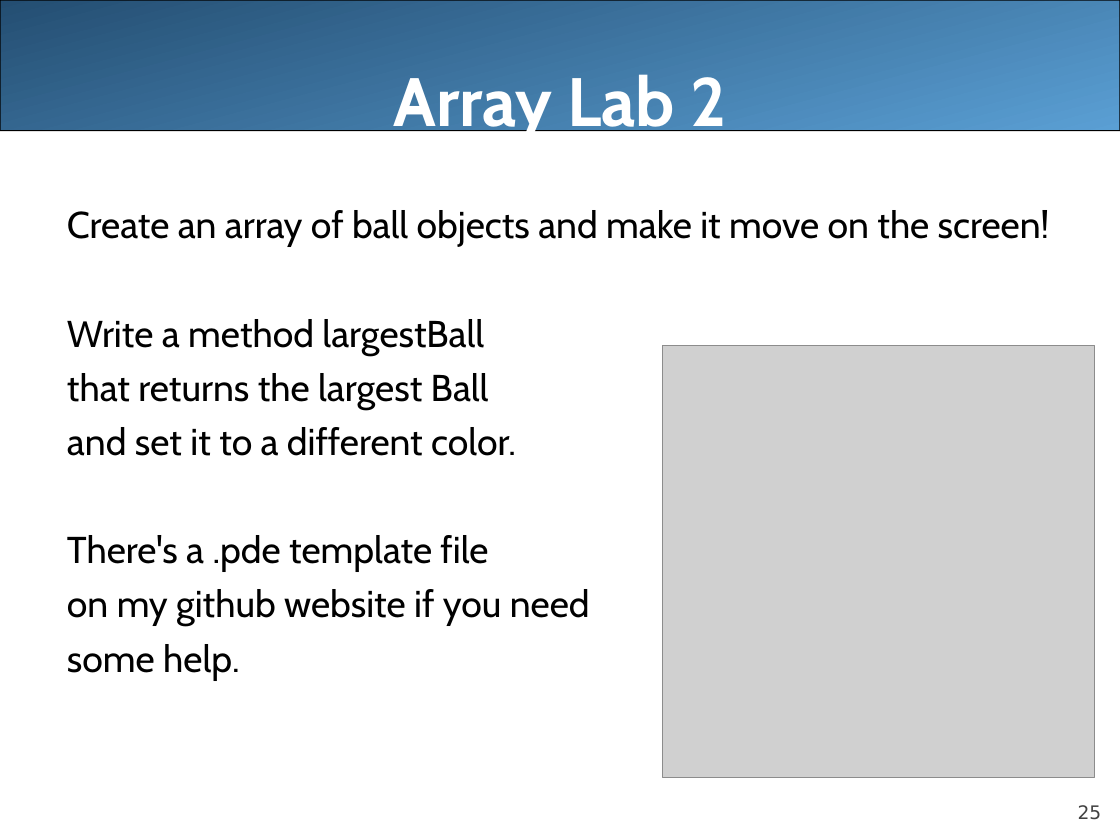
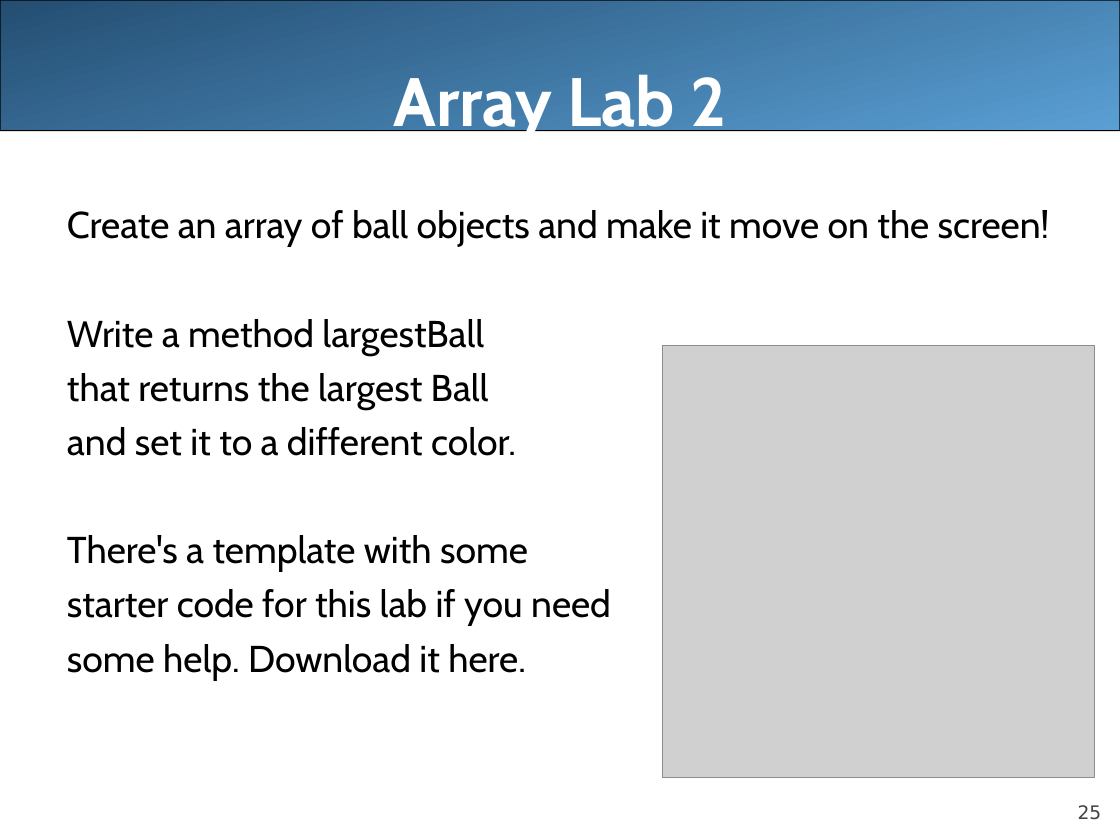
Before and after one commit to LongBaoNguyen/longbaonguyen.github.io, a slide deck: slide 25 of courses/apcsa/lecture16.ppt. Drawn at 1120x840 pixels with LibreOffice and Linux fonts; fonts in the diff are those of the drawing; grey boxes stand for pictures. Boxes give left, top, right and bottom in pixels: in the first picture for what was removed or moved away, otherwise in the second. Text is boxed around its words. In the diff, an @@ line names an element or a change of style, - is before the commit and + after.

```diff
--- a/courses/apcsa/lecture16.ppt
+++ b/courses/apcsa/lecture16.ppt
@@ text at box(67, 535, 611, 680): text changed @@
-There's a .pde template file
-on my github website if you need
-some help.
+There's a template with some
+starter code for this lab if you need
+some help. Download it here.
```
Also in this commit, not shown: 1 other slide changed, 4 other files.
